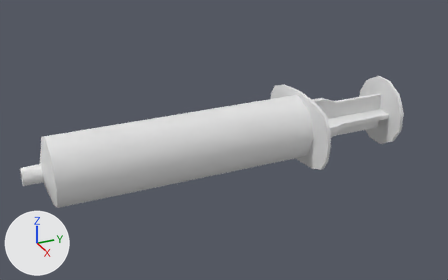
The FBX model care-up/Assets/_Models/Syringe50ml.fbx as it was, and as the next commit left it.
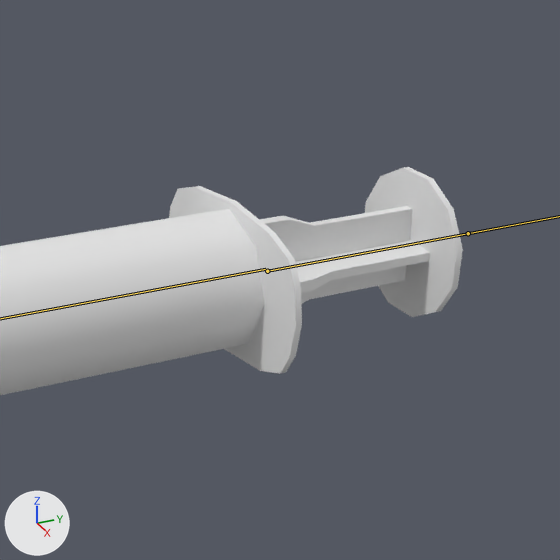
Old and new are each drawn whole from a 50 mm lens placed at (0.294, -0.114, 0.146), pointed at (-0.003, 0.02, -0.002) and again close up on the part from 43% to 100% of the width and 0% to 91% of the height. The axes (+X, +Y, +Z) are drawn at lower left. The lights are the same throughout. The bones that bend it are drawn over the model as lines in the close-ups.

In view in the first close-up: 'syringe_50mm_barrel', 'syringe_50mm_plunger'.
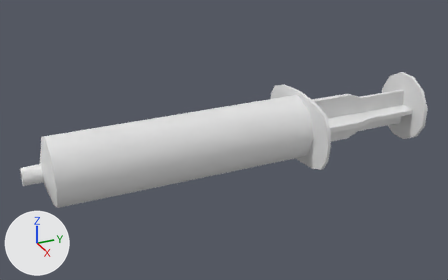
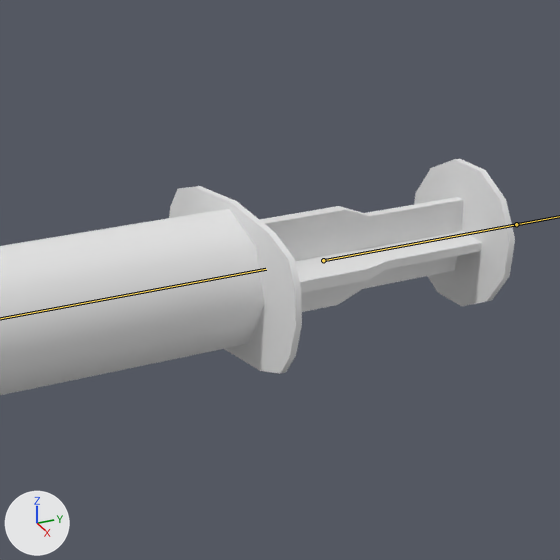
The newer file adds an action. The first version stands in its rest pose; the second is drawn at frame 1 of the action '50mlArmature|_50ml_syringe_sq30-36_L_Lib.003'.

Where the change shows, as pixel boxes [x1, y1, x2, y2] in the close-ups (560 x 560 px):
'syringe_50mm_plunger', posed
    before: [259, 167, 463, 317]
    after: [259, 159, 515, 312]
bone 'PlungerBone', root to tip
    before: (267, 271) to (468, 233)
    after: (323, 260) to (516, 224)

The change, as a diff of the scene's bpy script:
```diff
--- a/care-up/Assets/_Models/Syringe50ml.fbx.py
+++ b/care-up/Assets/_Models/Syringe50ml.fbx.py
@@ bone_plungerbone @@
 bone_plungerbone = bpy.data.objects['50mlArmature'].pose.bones['PlungerBone']  # child of 'BarrelBone'
-bone_plungerbone.location = (0.0, 0.0, 0.0)
+bone_plungerbone.location = (0.0, 0.0182, 0.0)
```
